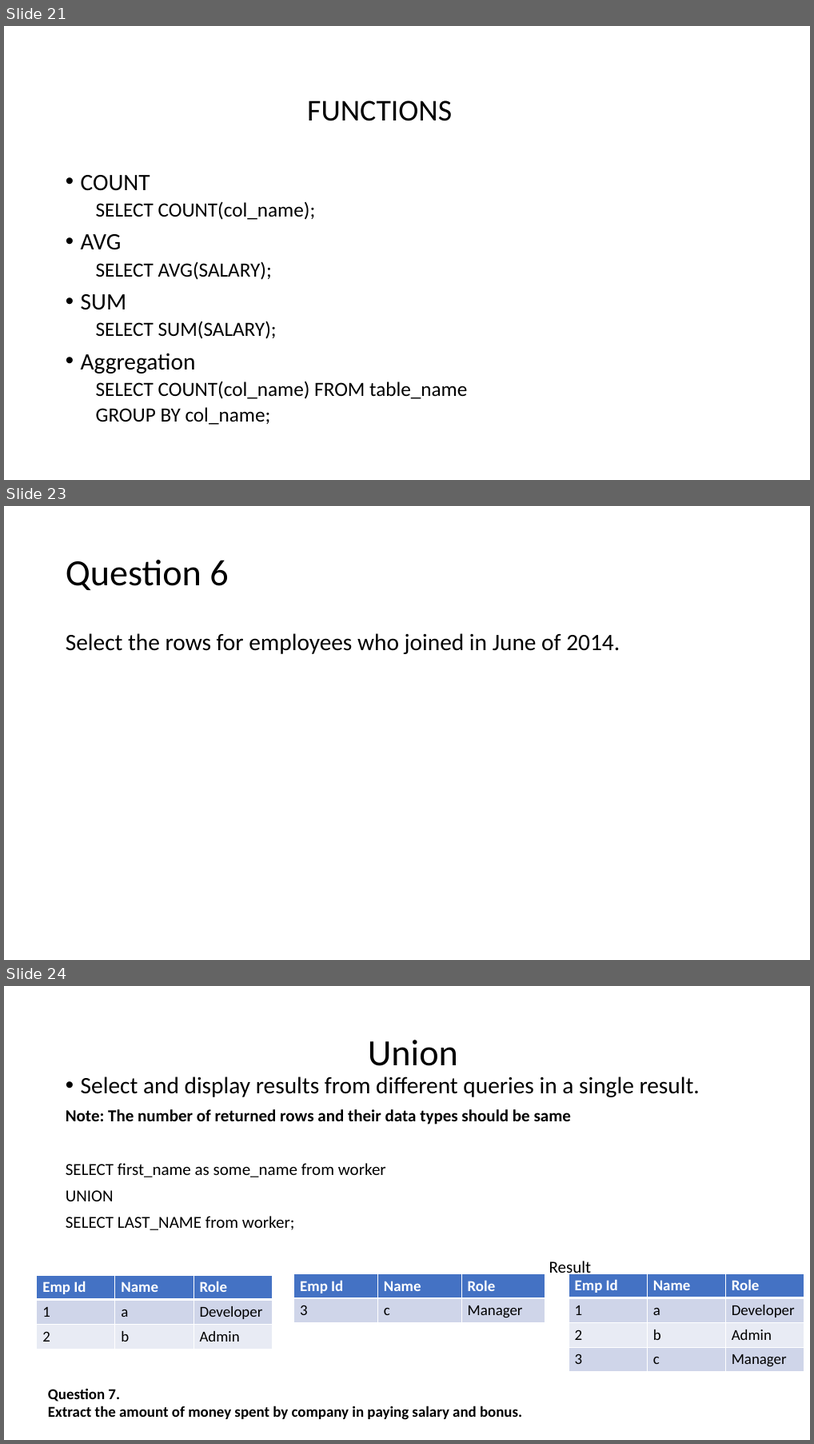
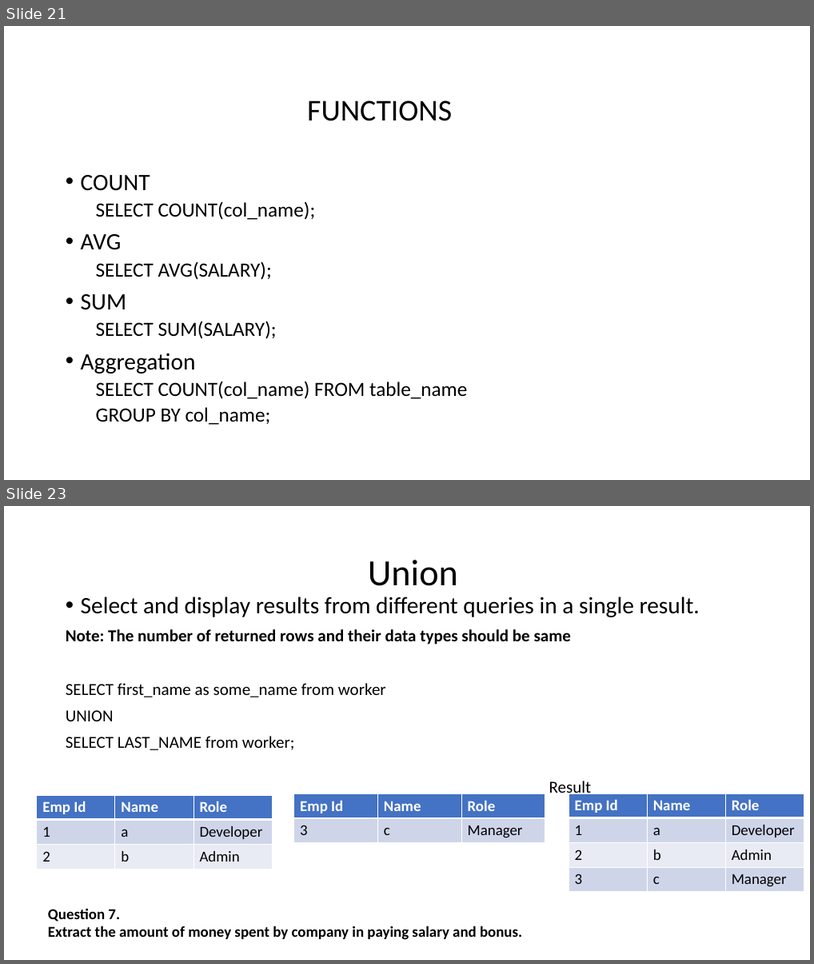
Before and after one commit to vvthakral/data-science-bootcamp, a slide deck: week-2-sql/sql.pptx. Shown one above the other, each under a label of ours: slides 21, 23 and 24 before the commit, slides 21 and 23 after it; the slides between them are not shown. The pictures are 814x1444 and 814x964 pixels, drawn with LibreOffice and Linux fonts; fonts in the diff are those of the drawing. Boxes give left, top, right and bottom in pixels: in the first picture for what was removed or moved away, otherwise in the second. Text is boxed around its words. In the diff, an @@ line names an element or a change of style, - is before the commit and + after.

```diff
--- a/week-2-sql/sql.pptx
+++ b/week-2-sql/sql.pptx
@@ slide 23 removed at bbox=[4, 506, 810, 960], background #FFFFFF @@
@@ title removed at bbox=[66, 560, 228, 590] @@
-Question 6
@@ text removed at bbox=[66, 633, 620, 654] @@
-Select the rows for employees who joined in June of 2014.
@@ what was slide 24 is now slide 23 @@
```
Also in this commit, not shown: 4 slides changed.
